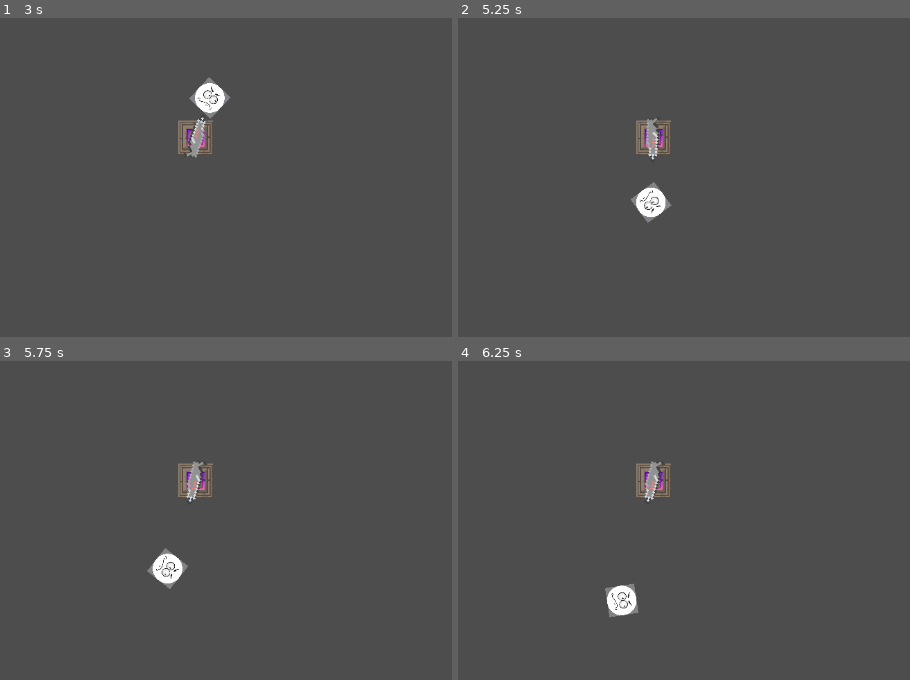
Above: before the commit, frames 1-4 (two rows, left to right).
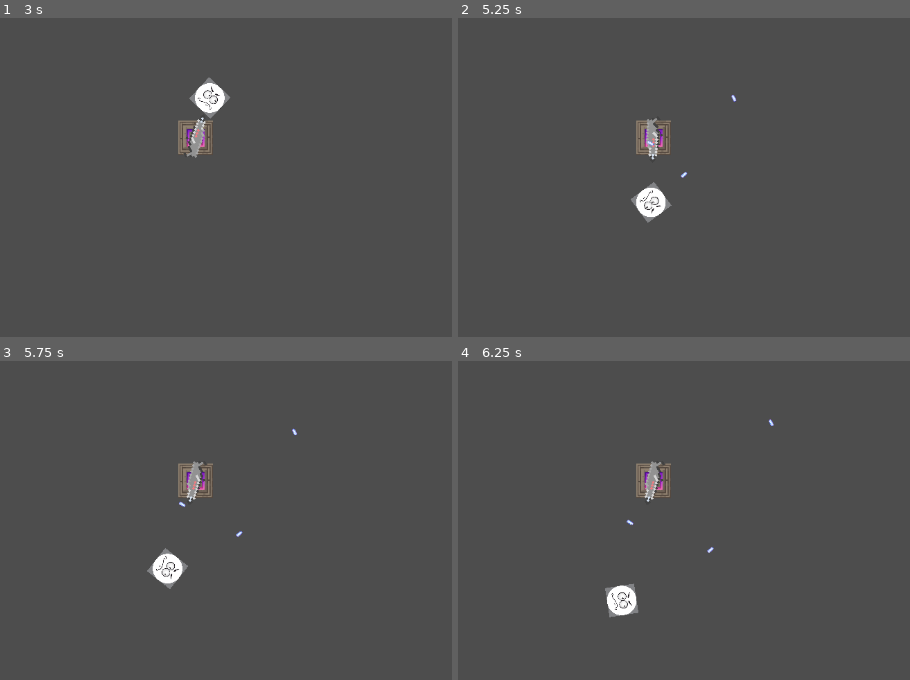
Above: after the commit, the same moments.

Repository: TheEmersonian/tower-tower-defense
Game: Godot game, scene res://scenes/maps/starting_map.tscn
Two runs of this game, one before a commit and one after it. Both use one fixed random seed, a clock stepped at 60 frames per second and the inputs below.
Inputs:
- Up to frame 1 (3 s): no input
- Up to frame 2 (5.25 s): no input
- Up to frame 3 (5.75 s): no input
- Up to frame 4 (6.25 s): no input

Frame 1 is identical in both runs. In frame 2, less than 0.1% of the frame differs, in the area x 41-62%, y 24-51%; in frame 3, less than 0.1%; in frame 4, less than 0.1%, in the area x 37-70%, y 18-61%.

Commit message:
added shooting to the basic tower as well as a cooldown system
pay close attention to how the collision masks/layers are set up or your bullets will detect the tower range

also, the bullets dont do anything on hit, and they also just go forever if they miss

Diff:
--- a/scenes/projectiles/bullet.tscn
+++ b/scenes/projectiles/bullet.tscn
@@ -1,5 +1,6 @@
-[gd_scene load_steps=3 format=3 uid="uid://bmqfh8m5muyg5"]
+[gd_scene load_steps=4 format=3 uid="uid://bmqfh8m5muyg5"]
 
+[ext_resource type="Script" uid="uid://brvaqv5c6rlxh" path="res://scripts/projectiles/bullet.gd" id="1_48g2p"]
 [ext_resource type="Texture2D" uid="uid://kaodt7up3uas" path="res://assets/images/Beam3.png" id="1_yvfy2"]
 
 [sub_resource type="CapsuleShape2D" id="CapsuleShape2D_48g2p"]
@@ -8,6 +9,7 @@
 
 [node name="Bullet" type="Area2D"]
 collision_layer = 2
+script = ExtResource("1_48g2p")
 
 [node name="CollisionShape2D" type="CollisionShape2D" parent="."]
 shape = SubResource("CapsuleShape2D_48g2p")
@@ -15,3 +17,5 @@
 [node name="BulletSprite" type="Sprite2D" parent="."]
 scale = Vector2(0.01, 0.01)
 texture = ExtResource("1_yvfy2")
+
+[connection signal="area_entered" from="." to="." method="_on_area_entered"]
--- a/scripts/classes/basic_tower.gd
+++ b/scripts/classes/basic_tower.gd
@@ -3,6 +3,9 @@
 
 var basic_tower_base := preload("res://assets/images/Homing Blast.png")
 var basic_tower_turret := preload("res://assets/images/gun.png")
+
+var bullet_scene := preload("res://scenes/projectiles/bullet.tscn")
+var projectiles_container: Node2D
 
 func set_stats():
 	base_sprite = basic_tower_base
@@ -12,11 +15,14 @@
 	turret_scale = Vector2(0.1,0.1)
 	turret_rotation_degrees = -225
 	attack_range = 100.0
+	var attack_cooldown := TowerCooldown.new("attack_cooldown", 1, TowerCooldown.CooldownType.Attack, attack)
+	tower_cooldowns.append(attack_cooldown)
 
 # Called when the node enters the scene tree for the first time.
 func _ready() -> void:
 	set_stats()
 	setup_tower()
+	projectiles_container = get_node("../../projectiles")
 
 
 # Called every frame. 'delta' is the elapsed time since the previous frame.
@@ -24,3 +30,17 @@
 	if enemies.size() > 0:
 		tower_turret.look_at(enemies[0].global_position)
 		tower_turret.rotation_degrees += turret_rotation_degrees
+
+func attack():
+	var bullet: Area2D = bullet_scene.instantiate()
+	bullet.global_position = global_position
+	bullet.rotation_degrees = tower_turret.rotation_degrees - 100
+	projectiles_container.add_child(bullet)
+
+
+
+
+
+
+
+#end
--- a/scripts/classes/tower.gd
+++ b/scripts/classes/tower.gd
@@ -1,6 +1,23 @@
 @abstract
 class_name Tower
 extends Node2D
+
+class TowerCooldown:
+	enum CooldownType {
+		Ability,
+		Attack
+	}
+	var name: String
+	var length: float
+	var type: CooldownType
+	var completion_method: Callable
+
+	func _init(_name: String, _length: float, _type: CooldownType, _completion_method: Callable) -> void:
+		name = _name
+		length = _length
+		type = _type
+		completion_method = _completion_method
+
 
 @export_category("Visual")
 @export var base_sprite: Texture2D
@@ -17,6 +34,9 @@
 var tower_base: Sprite2D
 var tower_turret: Sprite2D
 var tower_range: Area2D
+var tower_cooldowns: Array[TowerCooldown]
+var has_attack_cooldown: bool = false
+var firing: bool = false
 
 @abstract
 func set_stats()
@@ -40,23 +60,52 @@
 	actual_fucking_shape.radius = attack_range # apply attack range
 	# put all those together as needed
 	r_a_shape.shape = actual_fucking_shape
+	tower_range.collision_layer = 2
 	tower_range.add_child(r_a_shape)
 	# connect the relevant signals
 	tower_range.connect("area_entered", enemy_entered_range)
 	tower_range.connect("area_exited", enemy_left_range)
 	add_child(tower_range) # add as child
+	for cooldown in tower_cooldowns:
+		var timer := Timer.new()
+		timer.wait_time = cooldown.length
+		match cooldown.type:
+			TowerCooldown.CooldownType.Attack:
+				has_attack_cooldown = true
+				timer.one_shot = false
+			TowerCooldown.CooldownType.Ability:
+				timer.one_shot = true
+		timer.name = cooldown.name
+		timer.connect("timeout",cooldown.completion_method)
+		add_child(timer)
+
 
 
 func enemy_entered_range(enemy):
 	if enemy not in enemies:
 		enemies.append(enemy)
+	if not firing:
+		firing = true
+		start_attack_cooldowns()
 
 func enemy_left_range(enemy):
 	if enemy in enemies:
 		enemies.erase(enemy)
+	if enemies.is_empty():
+		firing = false
+		end_attack_cooldowns()
 
+func start_attack_cooldowns():
+	for cooldown in tower_cooldowns:
+		if cooldown.type == TowerCooldown.CooldownType.Attack:
+			var timer_node: Timer = get_node(cooldown.name)
+			timer_node.start(cooldown.length)
 
-
+func end_attack_cooldowns():
+	for cooldown in tower_cooldowns:
+		if cooldown.type == TowerCooldown.CooldownType.Attack:
+			var timer_node: Timer = get_node(cooldown.name)
+			timer_node.stop()
 
 
 
--- /dev/null
+++ b/scripts/projectiles/bullet.gd
@@ -0,0 +1,17 @@
+extends Area2D
+
+
+# Called when the node enters the scene tree for the first time.
+func _ready() -> void:
+	pass # Replace with function body.
+
+
+# Called every frame. 'delta' is the elapsed time since the previous frame.
+func _process(delta: float) -> void:
+	position += Vector2.from_angle(rotation)
+
+
+
+func _on_area_entered(area: Area2D) -> void:
+	print("hit")
+	queue_free()
Not shown, added: scripts/projectiles/bullet.gd.uid
